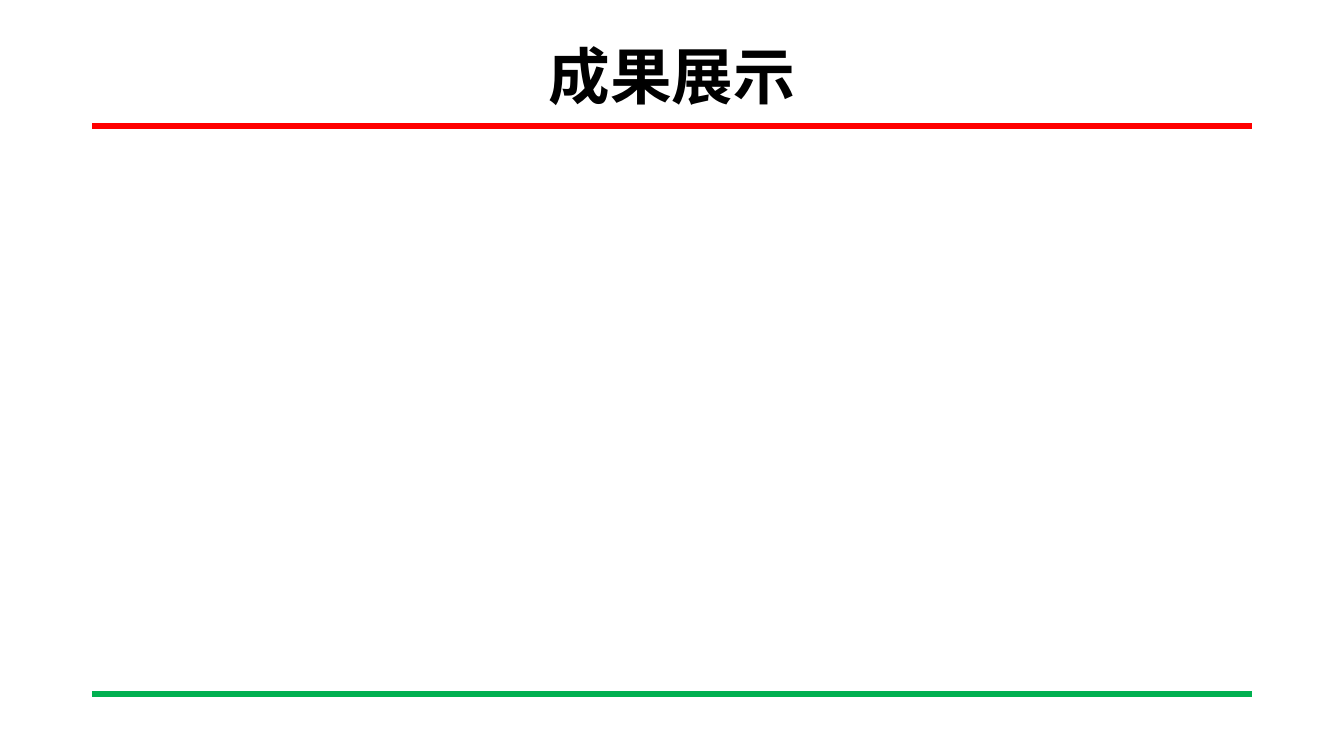
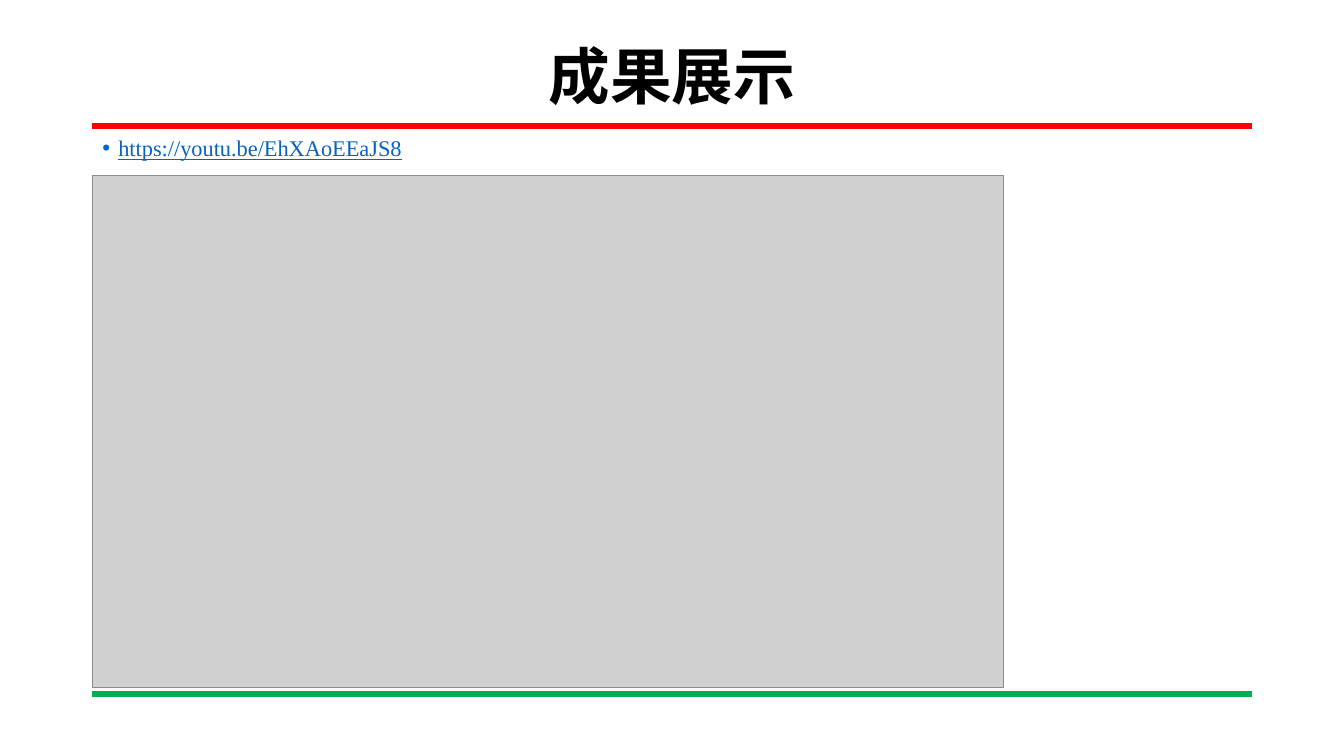
Before and after one commit to yihong92/FPGA, a slide deck: slide 12 of HW5/HW5-2 顯示乒乓球及(球改成圖片bouns)/HW5-2 顯示乒乓球(及球改成圖片bouns).pptx (slide 7 before the commit). Drawn at 1344x756 pixels with LibreOffice and Linux fonts; fonts in the diff are those of the drawing; grey boxes stand for pictures; background and template pictures are left out. Boxes give left, top, right and bottom in pixels: in the first picture for what was removed or moved away, otherwise in the second. Text is boxed around its words. In the diff, an @@ line names an element or a change of style, - is before the commit and + after.

```diff
--- a/HW5/HW5-2 顯示乒乓球及(球改成圖片bouns)/HW5-2 顯示乒乓球(及球改成圖片bouns).pptx
+++ b/HW5/HW5-2 顯示乒乓球及(球改成圖片bouns)/HW5-2 顯示乒乓球(及球改成圖片bouns).pptx
@@ text added at <box>118,140,401,161</box>, 16 pt, text #0563C1, underline @@
+• https://youtu.be/EhXAoEEaJS8
@@ picture added at <box>93,176,1004,689</box> @@
```
Also in this commit, not shown: 7 other slides changed, 4 slides added, 12 slides removed, 1 other file.
